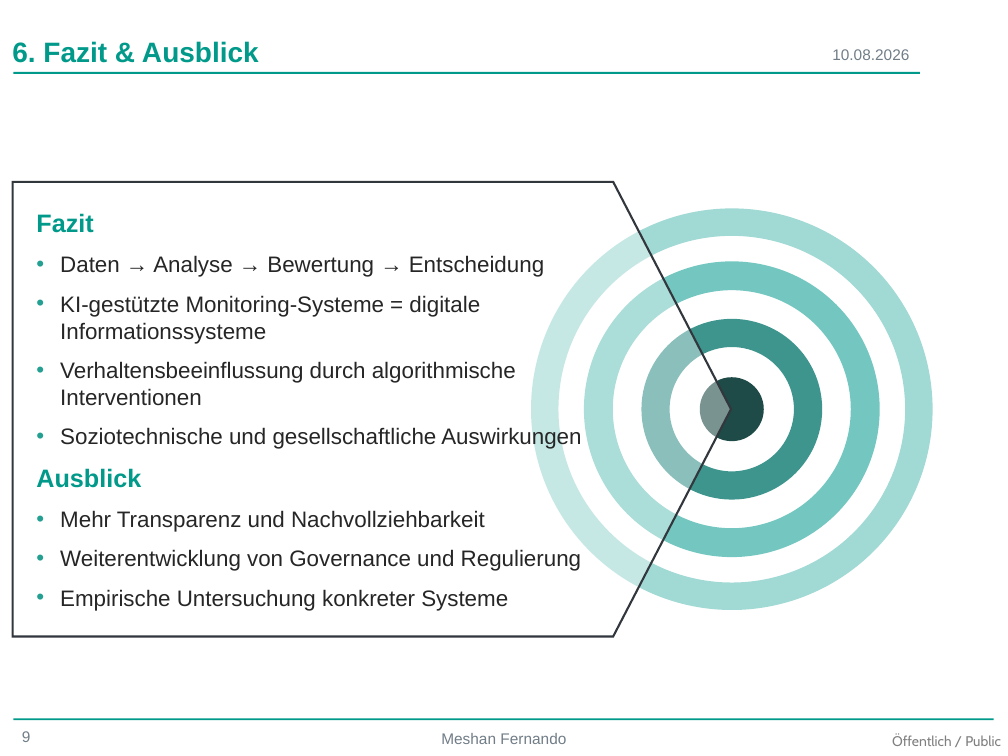
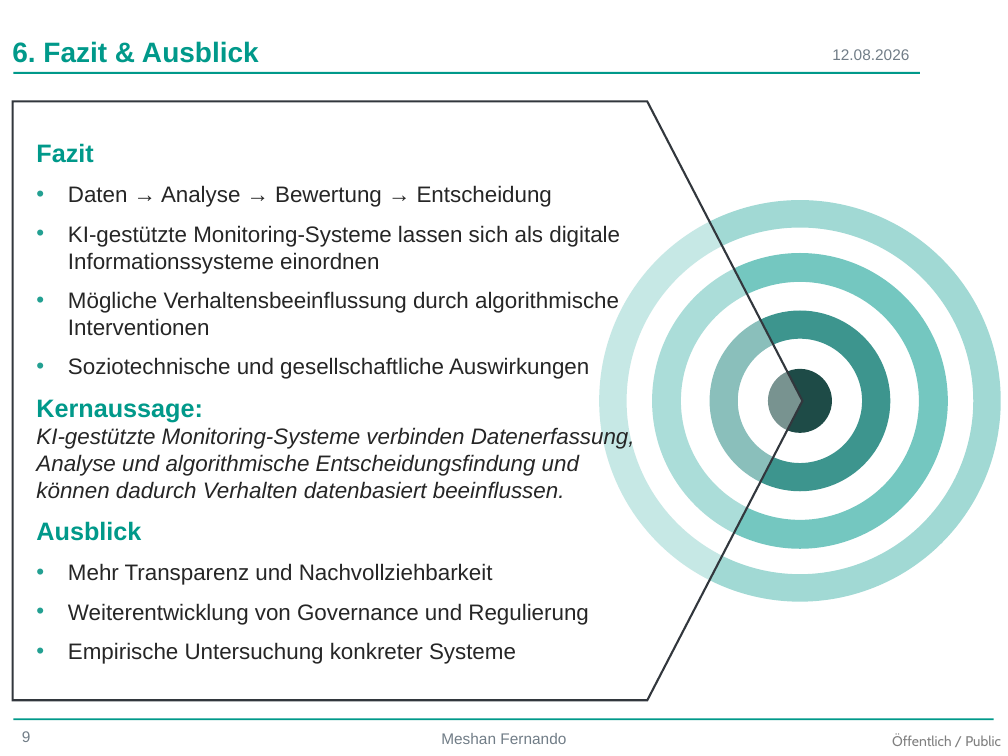
Before and after one commit to thejoker1236/BachlorsThesis, a slide deck: slide 9 of Presentation/Bachelor-Thesis.pptx. Drawn at 1008x756 pixels with LibreOffice and Linux fonts; fonts in the diff are those of the drawing; background and template pictures are left out. Boxes give left, top, right and bottom in pixels: in the first picture for what was removed or moved away, otherwise in the second. Text is boxed around its words. In the diff, an @@ line names an element or a change of style, - is before the commit and + after.

```diff
--- a/Presentation/Bachelor-Thesis.pptx
+++ b/Presentation/Bachelor-Thesis.pptx
@@ text at <box>832,49,909,60</box>: text changed @@
-10.08.2026
+12.08.2026
@@ pentagon arrow "Fazit": place and size @@
-pentagon arrow "Fazit" at <box>13,181,732,636</box>
+pentagon arrow "Fazit" at <box>13,102,802,701</box>
@@ text in pentagon arrow at <box>68,185,589,664</box>: indent changed @@
@@ text in pentagon arrow at <box>68,225,620,336</box>: text changed @@
-• KI-gestützte Monitoring-Systeme = digitale Informationssysteme
-• Verhaltensbeeinflussung durch algorithmische Interventionen
+• KI-gestützte Monitoring-Systeme lassen sich als digitale Informationssysteme einordnen
+• Mögliche Verhaltensbeeinflussung durch algorithmische Interventionen
@@ 3 donuts, 1 ellipse: place and size @@
-3 donuts, 1 ellipse at <box>531,209,932,610</box>
+3 donuts, 1 ellipse at <box>599,201,1000,602</box>
@@ text in pentagon arrow at <box>36,399,635,499</box>: paragraph added @@
+Kernaussage:
+KI-gestützte Monitoring-Systeme verbinden Datenerfassung, Analyse und algorithmische Entscheidungsfindung und können dadurch Verhalten datenbasiert beeinflussen.
```
Also in this commit, not shown: 7 other slides changed, 1 other file.
